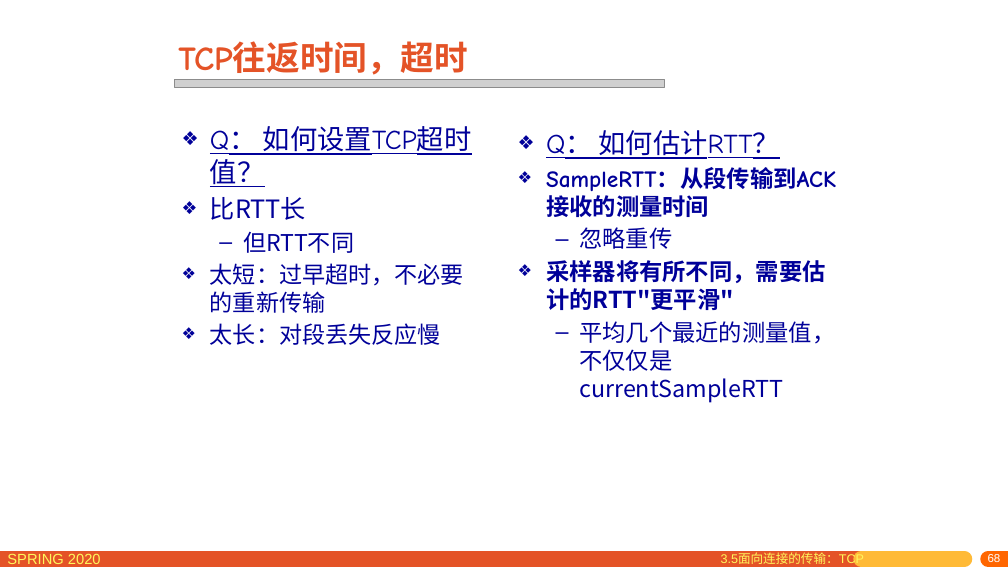
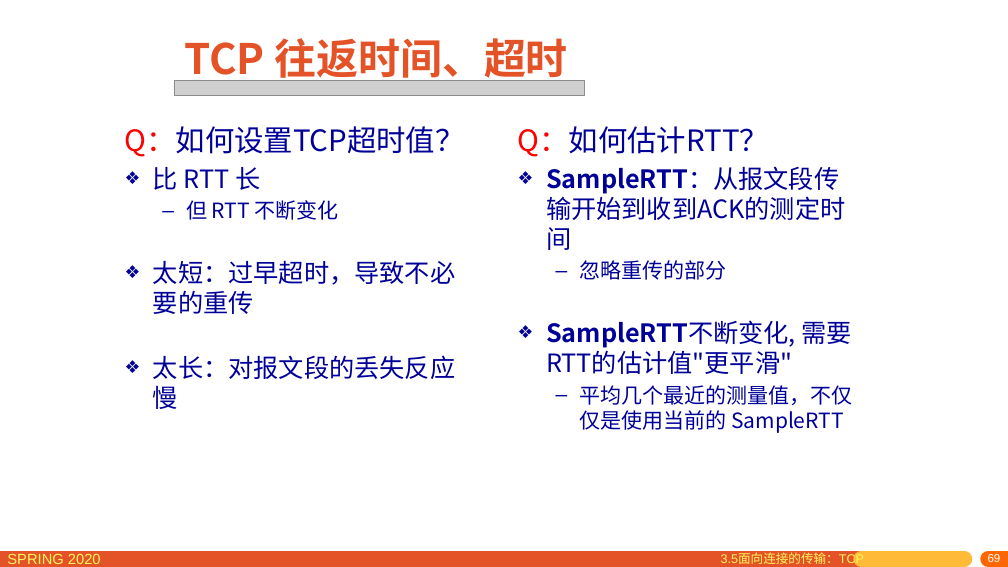
Before and after one commit to network-distributed/presentations, a slide deck: slide 69 of chapter3_cn.pptx (slide 68 before the commit). Drawn at 1008x567 pixels with LibreOffice and Linux fonts; fonts in the diff are those of the drawing; grey boxes stand for pictures. Boxes give left, top, right and bottom in pixels: in the first picture for what was removed or moved away, otherwise in the second. Text is boxed around its words. In the diff, an @@ line names an element or a change of style, - is before the commit and + after.

```diff
--- a/chapter3_cn.pptx
+++ b/chapter3_cn.pptx
@@ title at bbox=[184, 38, 568, 84]: text changed; size 32 to 40 pt; font Comic Neue to Noto Sans CJK SC @@
-TCP往返时间，超时
+TCP 往返时间、超时
@@ picture: place and size @@
-picture at bbox=[174, 79, 665, 87]
+picture at bbox=[174, 80, 585, 95]
@@ text at bbox=[125, 126, 465, 409]: text changed; size 22 to 24 pt @@
-❖ Q： 如何设置TCP超时值？
-❖ 比RTT长
-  – 但RTT不同
-❖ 太短：过早超时，不必要的重新传输
-❖ 太长：对段丢失反应慢
+Q：如何设置TCP超时值？
+❖ 比 RTT 长
+  – 但 RTT 不断变化
+❖ 太短：过早超时，导致不必要的重传
+❖ 太长：对报文段的丢失反应慢
@@ text at bbox=[518, 126, 852, 433]: text changed; size 22.2 to 24 pt; bold off @@
-❖ Q： 如何估计RTT？
-❖ SampleRTT：从段传输到ACK接收的测量时间
-  – 忽略重传
-❖ 采样器将有所不同，需要估计的RTT"更平滑"
-  – 平均几个最近的测量值，不仅仅是currentSampleRTT
+Q：如何估计RTT？
+❖ SampleRTT：从报文段传输开始到收到ACK的测定时间
+  – 忽略重传的部分
+❖ SampleRTT不断变化, 需要RTT的估计值"更平滑"
+  – 平均几个最近的测量值，不仅仅是使用当前的 SampleRTT
@@ page number at bbox=[988, 554, 1001, 562]: text changed @@
-68
+69
```
Also in this commit, not shown: 74 other slides changed, 1 slide added, 1 other file.
